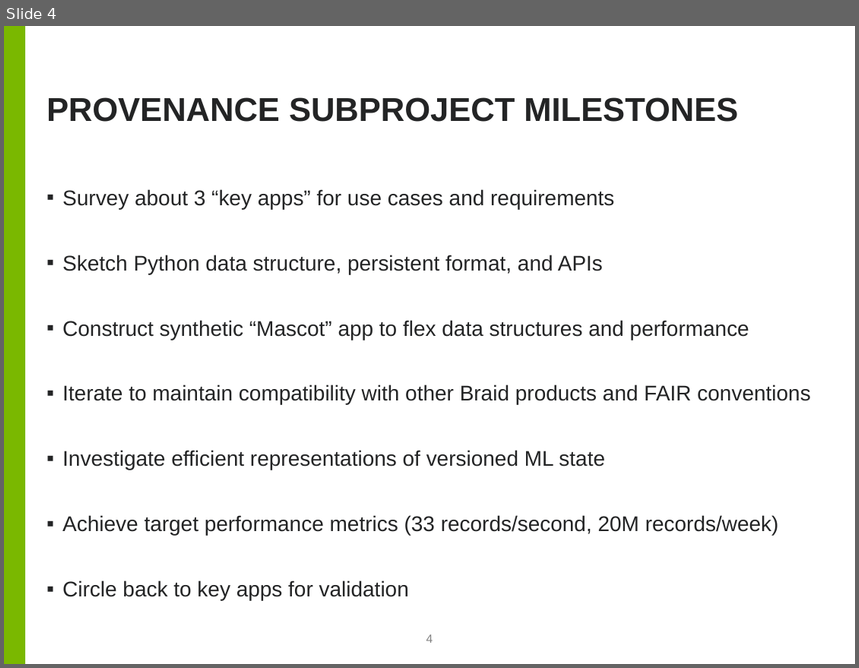
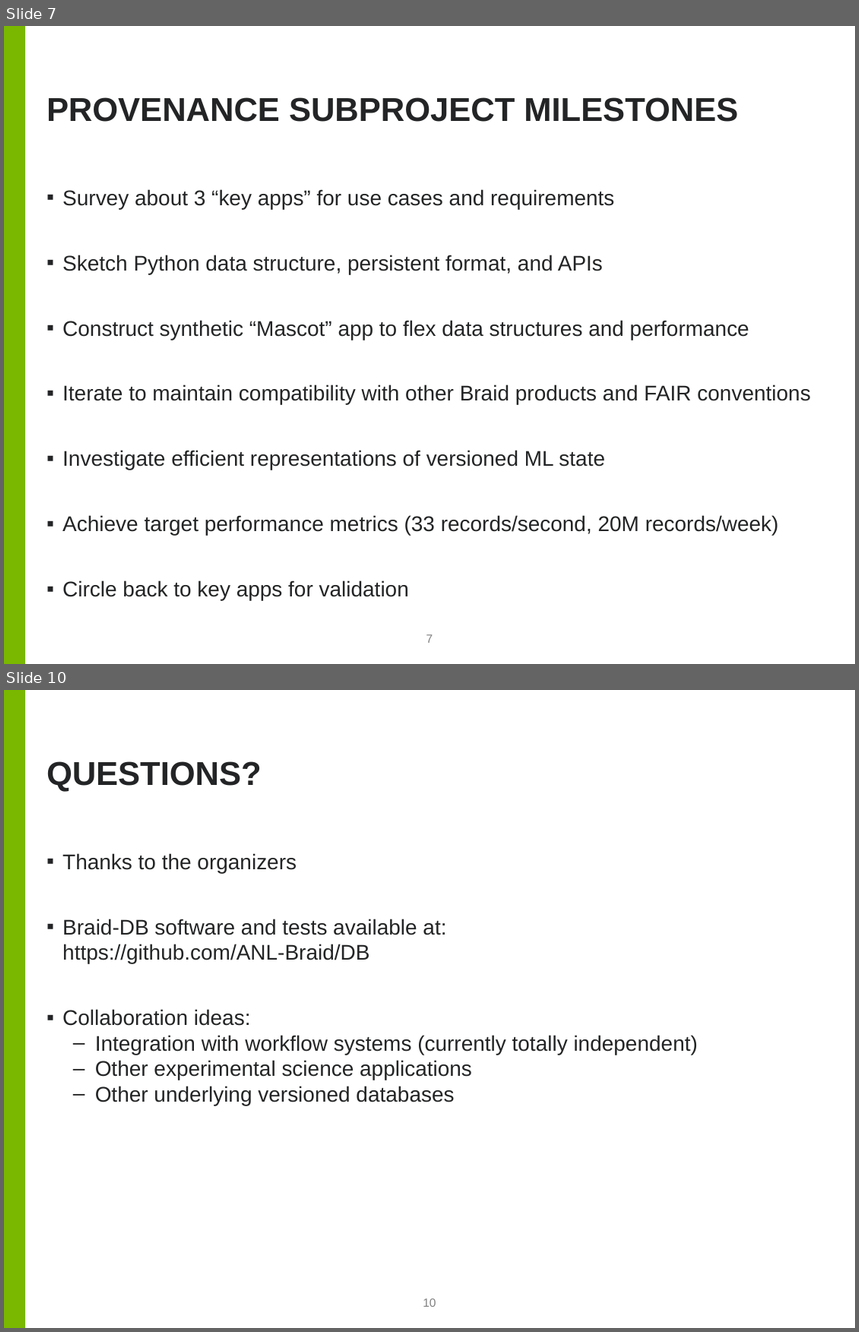
Before and after one commit to ANL-Braid/Pubs, a slide deck: 2021/JLESC/Braid-DB.pptx. Shown one above the other, each under a label of ours: slide 4 before the commit, slides 7 and 10 after it; the slides between them are not shown. The pictures are 859x668 and 859x1332 pixels, drawn with LibreOffice and Linux fonts; fonts in the diff are those of the drawing; background and template pictures are left out. Boxes give left, top, right and bottom in pixels: in the first picture for what was removed or moved away, otherwise in the second. Text is boxed around its words. In the diff, an @@ line names an element or a change of style, - is before the commit and + after.

```diff
--- a/2021/JLESC/Braid-DB.pptx
+++ b/2021/JLESC/Braid-DB.pptx
@@ slide 10 added at <box>4,690,855,1328</box>, background #FFFFFF; not listed: 1 template element that a slide beside it also shows @@
@@ title added at <box>47,761,262,792</box>, 28 pt, text #232425, bold @@
+QUESTIONS?
@@ text added at <box>63,853,698,1106</box>, 18 pt, text #232425 @@
+▪ Thanks to the organizers
+▪ Braid-DB software and tests available at:
+  https://github.com/ANL-Braid/DB
+▪ Collaboration ideas:
+  – Integration with workflow systems (currently totally independent)
+  – Other experimental science applications
+  – Other underlying versioned databases
@@ page number added at <box>423,1299,436,1307</box>, 10 pt, text #808080 @@
+10
@@ what was slide 4 is now slide 7 @@
@@ page number at <box>427,635,433,643</box>: text changed @@
-4
+7
```
Also in this commit, not shown: 1 slide changed, 5 other slides added.
